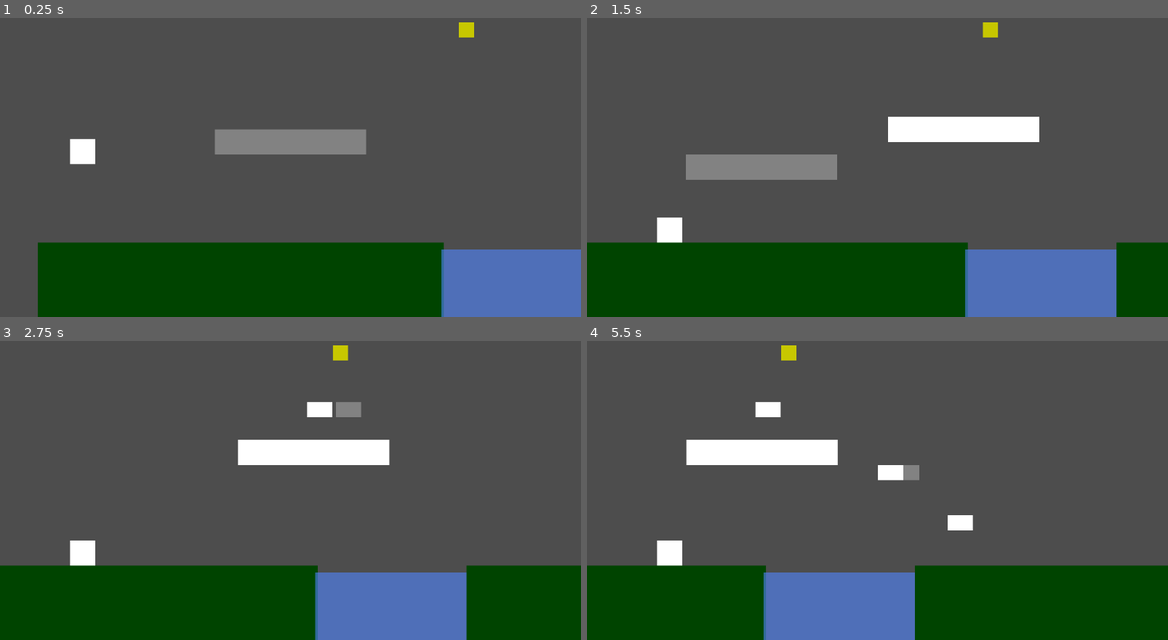
Above: before the commit, frames 1-4 (two rows, left to right).
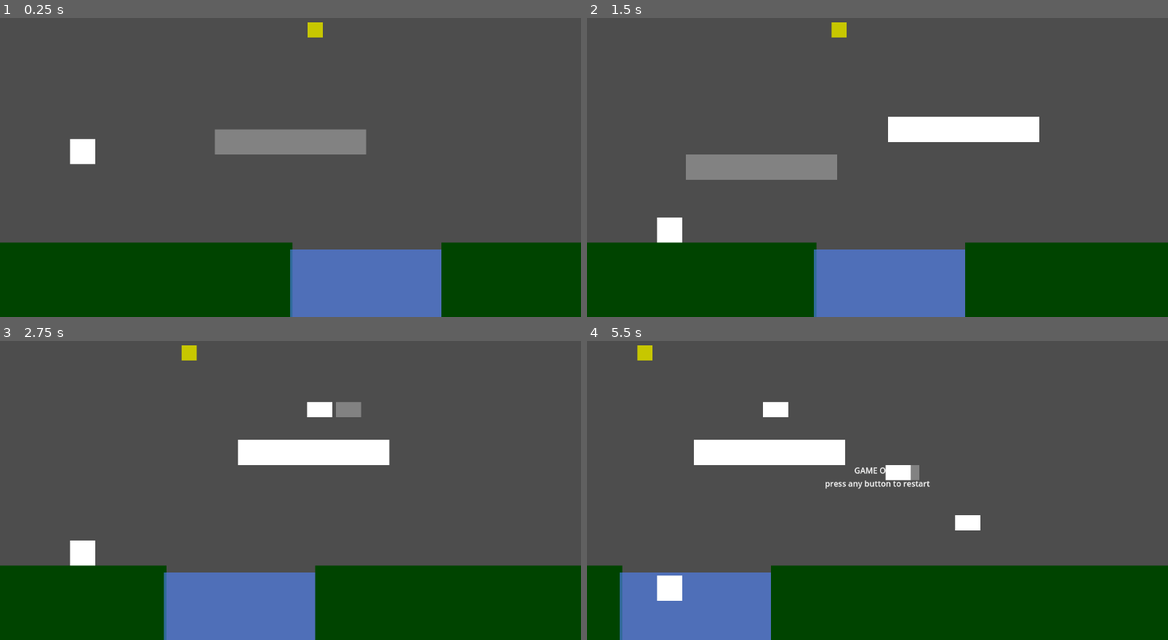
Above: after the commit, the same moments.

Repository: senseibobo/gmtk2023
Game: Godot game, scene res://game.tscn
Two runs of this game, one before a commit and one after it. Both use one fixed random seed, a clock stepped at 60 frames per second and the inputs below.
Inputs (mouse positions are in pixels of both pictures, inside the frame that each line leads up to):
- Up to frame 1 (0.25 s): no input
- Up to frame 2 (1.5 s): move the mouse to (1005, 137) at 0.52 s; click (1005, 137) at 0.6 s; tap S (select_jump_platform) at 0.77 s; move the mouse to (761, 170) at 1.27 s; tap D (select_regular_platform) at 1.35 s
- Up to frame 3 (2.75 s): tap S (select_jump_platform) at 1.52 s; move the mouse to (348, 406) at 2.02 s; click (348, 406) at 2.1 s
- Up to frame 4 (5.5 s): move the mouse to (848, 541) at 2.77 s; tap D (select_regular_platform) at 2.85, 4.35 s; tap S (select_jump_platform) at 3.02, 3.77, 4.52 s; move the mouse to (1051, 526) at 3.52 s; click (1051, 526) at 3.6 s; tap R (restart, bound only after the commit) at 4.15 s; move the mouse to (703, 427) at 4.27 s; move the mouse to (906, 478) at 5.02 s; click (906, 478) at 5.1 s

The runs differ from the first frame. In frame 1, 14% of the frame differs, in the area x 0-100%, y 1-100%; in frame 2, 13%; in frame 3, 13%; in frame 4, 14%.

Commit message:
added game over and drowning

Diff:
--- a/Game Over.gd
+++ b/Game Over.gd
@@ -2,5 +2,6 @@
 
 
 func _on_body_entered(body):
-	if body.is_in_group("Player"):
-		print("GAME OVER")
+	var gameover = preload("res://gameover.tscn").instantiate()
+	get_tree().root.add_child(gameover)
+	get_tree().paused = true
--- a/Game.gd
+++ b/Game.gd
@@ -3,7 +3,7 @@
 @export var speed: float = 100.0
 var move_step: float = 0.0
 var water_counter: int = 0
-var next_water: int = 8
+var next_water: int = randi()%4+8
 var water_width: int = 3
 var current_platform_selected: int = 0 # 0 - regular platform | 1 - jumping platform
 var max_coins: int = 3
@@ -12,7 +12,7 @@
 var block_spacing: float = 100.0
 
 func _ready():
-	move_step = 1300
+	move_step = 1600
 
 func _process(delta):
 
--- a/Hero.gd
+++ b/Hero.gd
@@ -16,7 +16,15 @@
 	velocity.y = JUMP_VELOCITY
 
 func drown():
-	pass
+	var tween = create_tween()
+	gravity = 0
+	tween.tween_property(self,"velocity:y",0.0,0.5)
+	tween.tween_callback(self.death)
+
+func death():
+	var gameover = preload("res://gameover.tscn").instantiate()
+	get_tree().root.add_child(gameover)
+	get_tree().paused = true
 
 func pick_up_coin():
 	coin_counter += 1
--- a/game.tscn
+++ b/game.tscn
@@ -22,6 +22,8 @@
 position = Vector2(164, 314)
 
 [node name="Game Over Collision" type="Area2D" parent="." groups=["WorldBorder"]]
+collision_layer = 0
+collision_mask = 2
 script = ExtResource("3_clqii")
 
 [node name="LeftCollisionLine" type="CollisionShape2D" parent="Game Over Collision"]
--- /dev/null
+++ b/gameover.gd
@@ -0,0 +1,8 @@
+extends Control
+
+
+func _input(event):
+	if Input.is_action_just_pressed("restart"):
+		get_tree().paused = false
+		get_tree().reload_current_scene()
+		queue_free()
--- /dev/null
+++ b/gameover.tscn
@@ -0,0 +1,25 @@
+[gd_scene load_steps=2 format=3 uid="uid://dhwu55r5jpc8n"]
+
+[ext_resource type="Script" path="res://gameover.gd" id="1_o8kue"]
+
+[node name="gameover" type="Control"]
+process_mode = 3
+layout_mode = 3
+anchors_preset = 15
+anchor_right = 1.0
+anchor_bottom = 1.0
+grow_horizontal = 2
+grow_vertical = 2
+script = ExtResource("1_o8kue")
+
+[node name="Label" type="Label" parent="."]
+layout_mode = 1
+anchors_preset = 15
+anchor_right = 1.0
+anchor_bottom = 1.0
+grow_horizontal = 2
+grow_vertical = 2
+text = "GAME OVER
+press any button to restart"
+horizontal_alignment = 1
+vertical_alignment = 1
--- a/project.godot
+++ b/project.godot
@@ -32,6 +32,11 @@
 "events": [Object(InputEventKey,"resource_local_to_scene":false,"resource_name":"","device":-1,"window_id":0,"alt_pressed":false,"shift_pressed":false,"ctrl_pressed":false,"meta_pressed":false,"pressed":false,"keycode":0,"physical_keycode":83,"key_label":0,"unicode":115,"echo":false,"script":null)
 ]
 }
+restart={
+"deadzone": 0.5,
+"events": [Object(InputEventKey,"resource_local_to_scene":false,"resource_name":"","device":-1,"window_id":0,"alt_pressed":false,"shift_pressed":false,"ctrl_pressed":false,"meta_pressed":false,"pressed":false,"keycode":0,"physical_keycode":82,"key_label":0,"unicode":114,"echo":false,"script":null)
+]
+}
 
 [rendering]
 
